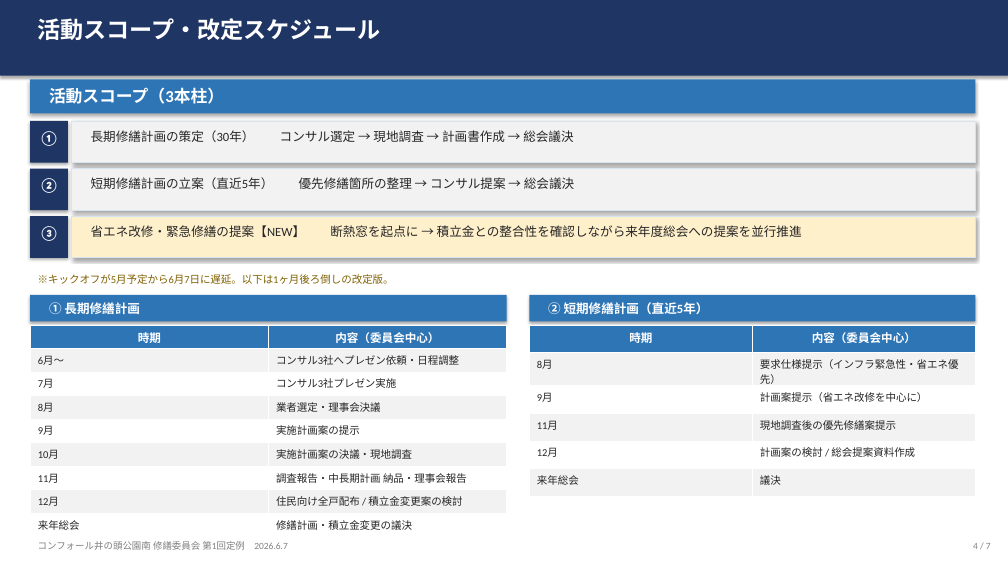
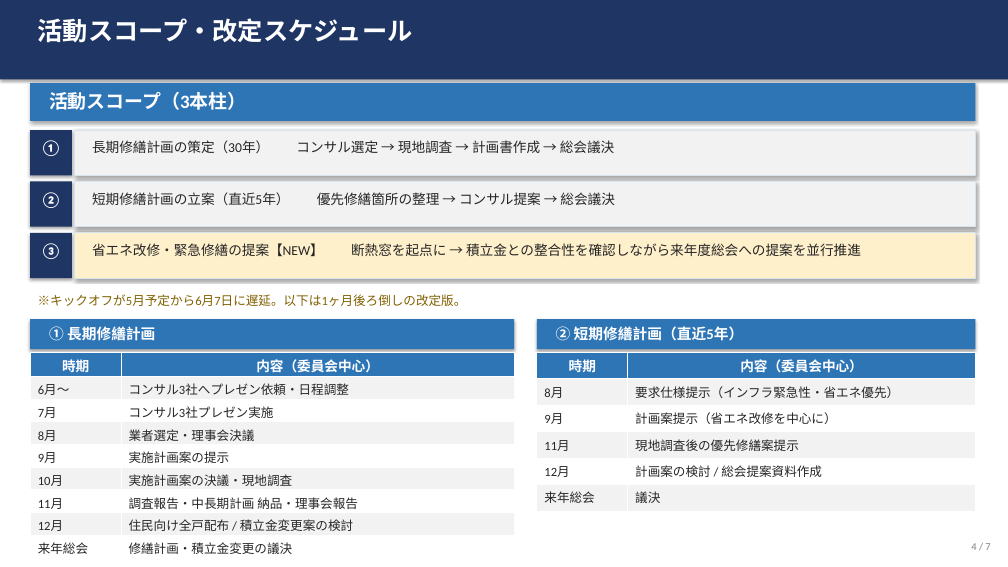
Before and after one commit to isikawa1430-hub/Ryuichi_Ishikawa_Private, a slide deck: slide 4 of notes/mansion/修繕委員会_第1回定例_キックオフ.pptx. Drawn at 1008x567 pixels with LibreOffice and Linux fonts; fonts in the diff are those of the drawing. Boxes give left, top, right and bottom in pixels: in the first picture for what was removed or moved away, otherwise in the second. Text is boxed around its words. In the diff, an @@ line names an element or a change of style, - is before the commit and + after.

```diff
--- a/notes/mansion/修繕委員会_第1回定例_キックオフ.pptx
+++ b/notes/mansion/修繕委員会_第1回定例_キックオフ.pptx
@@ text "活動スコープ・改定スケジュール" at (38, 18, 413, 43): size 22 to 24 pt @@
@@ rectangle: place and size @@
-rectangle at (30, 79, 975, 113)
+rectangle at (30, 83, 975, 121)
@@ text "活動スコープ（3本柱）" at (49, 92, 247, 110): size 16 to 18 pt @@
@@ text "①": place and size @@
-text "①" at (39, 131, 59, 146)
+text "①" at (41, 140, 62, 156)
@@ rectangle: place and size @@
-rectangle at (30, 121, 68, 163)
+rectangle at (30, 130, 72, 175)
@@ rectangle: place and size @@
-rectangle at (72, 121, 975, 163)
+rectangle at (74, 130, 975, 175)
@@ text "長期修繕計画の策定（30年） コンサル選定 → 現地調査 → ...": place and size @@
-text "長期修繕計画の策定（30年） コンサル選定 → 現地調査 → ..." at (91, 130, 573, 142)
+text "長期修繕計画の策定（30年） コンサル選定 → 現地調査 → ..." at (92, 140, 615, 153)
@@ text "②": place and size @@
-text "②" at (39, 178, 59, 193)
+text "②" at (41, 192, 62, 208)
@@ rectangle: place and size @@
-rectangle at (30, 169, 68, 210)
+rectangle at (30, 181, 72, 227)
@@ rectangle: place and size @@
-rectangle at (72, 169, 975, 210)
+rectangle at (74, 181, 975, 227)
@@ text "短期修繕計画の立案（直近5年） 優先修繕箇所の整理 → コンサル提案 → ...": place and size @@
-text "短期修繕計画の立案（直近5年） 優先修繕箇所の整理 → コンサル提案 → ..." at (91, 177, 574, 189)
+text "短期修繕計画の立案（直近5年） 優先修繕箇所の整理 → コンサル提案 → ..." at (92, 192, 615, 205)
@@ size 14 to 15 pt in 3 elements at (41, 140, 62, 156), (41, 192, 62, 208), (41, 243, 62, 259) @@
@@ text "③": place and size @@
-text "③" at (39, 226, 59, 241)
+text "③" at (41, 243, 62, 259)
@@ rectangle: place and size @@
-rectangle at (30, 216, 68, 258)
+rectangle at (30, 233, 72, 278)
@@ rectangle: place and size @@
-rectangle at (72, 216, 975, 258)
+rectangle at (74, 233, 975, 278)
@@ size 12 to 13 pt in 3 elements at (92, 140, 615, 153), (92, 192, 615, 205), (92, 243, 861, 256) @@
@@ text "省エネ改修・緊急修繕の提案【NEW】 断熱窓を起点に → 積立金との整合性を確認しながら来年度総会への提案を並行推進": place and size @@
-text "省エネ改修・緊急修繕の提案【NEW】 断熱窓を起点に → 積立金との整合性を確認しながら来年度総会への提案を並行推進" at (91, 225, 802, 237)
+text "省エネ改修・緊急修繕の提案【NEW】 断熱窓を起点に → 積立金との整合性を確認しながら来年度総会への提案を並行推進" at (92, 243, 861, 256)
@@ text "※キックオフが5月予定から6月7日に遅延。以下は1ヶ月後ろ倒しの改定版。": place and size @@
-text "※キックオフが5月予定から6月7日に遅延。以下は1ヶ月後ろ倒しの改定版。" at (38, 274, 394, 284)
+text "※キックオフが5月予定から6月7日に遅延。以下は1ヶ月後ろ倒しの改定版。" at (38, 294, 467, 306)
@@ text "※キックオフが5月予定から6月7日に遅延。以下は1ヶ月後ろ倒しの改定版。" at (38, 294, 467, 306): size 10 to 12 pt @@
@@ rectangle: place and size @@
-rectangle at (30, 295, 507, 321)
+rectangle at (30, 319, 514, 349)
@@ text "① 長期修繕計画": place and size @@
-text "① 長期修繕計画" at (49, 302, 140, 314)
+text "① 長期修繕計画" at (49, 326, 155, 341)
@@ text "① 長期修繕計画" at (49, 326, 155, 341): size 12 to 14 pt @@
@@ rectangle: place and size @@
-rectangle at (529, 295, 975, 321)
+rectangle at (537, 319, 975, 349)
@@ text "② 短期修繕計画（直近5年）" at (556, 326, 744, 341): size 12 to 14 pt @@
@@ text "② 短期修繕計画（直近5年）": place and size @@
-text "② 短期修繕計画（直近5年）" at (548, 302, 709, 314)
+text "② 短期修繕計画（直近5年）" at (556, 326, 744, 341)
@@ table at (30, 352, 514, 558) @@
@@ size 11 to 13 pt in "時期", "内容（委員会中心）" @@
@@ size 10 to 12 pt @@
@@ table: place and size @@
-table at (30, 325, 507, 537)
+table at (30, 352, 514, 558)
@@ table at (537, 352, 975, 511) @@
@@ size 11 to 13 pt in "時期", "内容（委員会中心）" @@
@@ size 10 to 12 pt in "8月", "要求仕様提示（インフラ緊急性・省エネ優先）", "9月", "計画案提示（省エネ改修を中心に）" and 6 more places @@
@@ table: place and size @@
-table at (529, 325, 975, 492)
+table at (537, 352, 975, 511)
@@ text "コンフォール井の頭公園南 修繕委員会 第1回定例 2026.6.7" at (38, 542, 314, 554): size 9 to 10 pt @@
@@ text "4 / 7" at (971, 543, 990, 550): size 9 to 10 pt @@
```
Also in this commit, not shown: 6 other slides changed, 1 other file.
